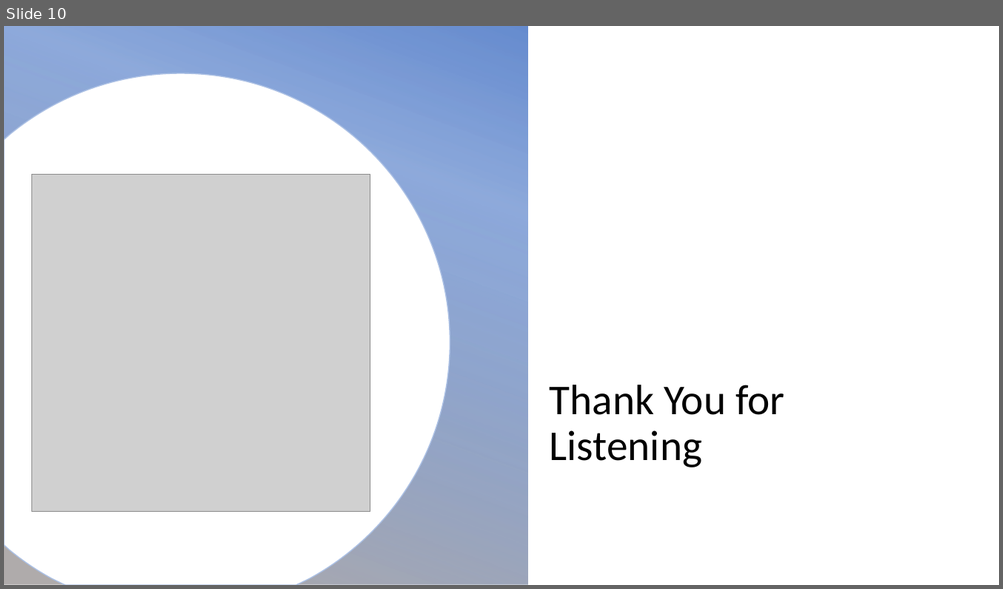
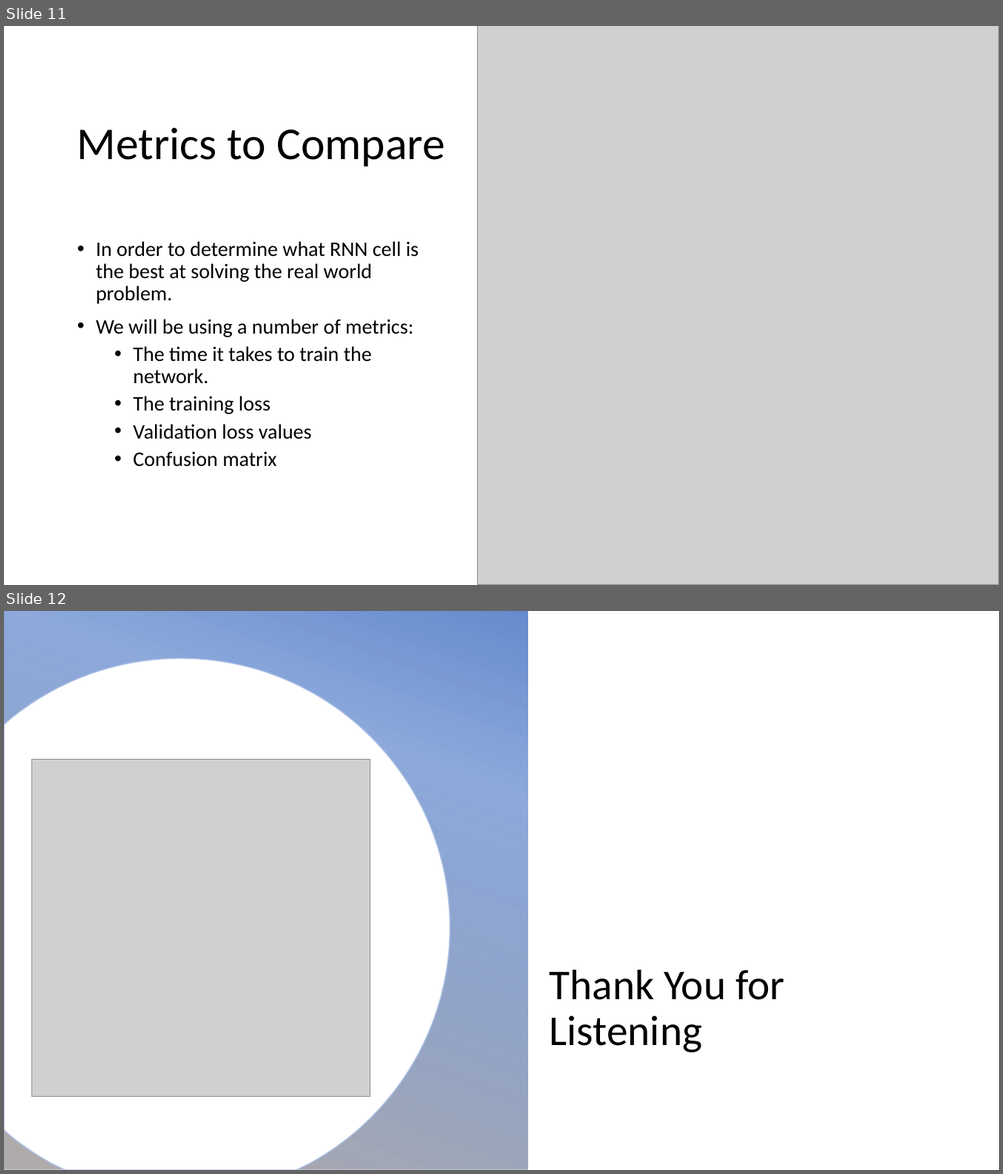
Before and after one commit to codingWithAndy/CSCM38-Adv_Topics-Cyber_Security_and_Ai, a slide deck: Coursework 1/CSCM38- Adv Topics – Cyber Security and Ai Project Proposal.pptx. Shown one above the other, each under a label of ours: slide 10 before the commit, slides 11 and 12 after it. The pictures are 1003x589 and 1003x1174 pixels, drawn with LibreOffice and Linux fonts; fonts in the diff are those of the drawing; grey boxes stand for pictures; background and template pictures are left out. Boxes give left, top, right and bottom in pixels: in the first picture for what was removed or moved away, otherwise in the second. Text is boxed around its words. In the diff, an @@ line names an element or a change of style, - is before the commit and + after.

```diff
--- a/Coursework 1/CSCM38- Adv Topics – Cyber Security and Ai Project Proposal.pptx
+++ b/Coursework 1/CSCM38- Adv Topics – Cyber Security and Ai Project Proposal.pptx
@@ slide 11 added at [4,26,999,585], background picture (left out) @@
@@ picture added at [477,26,999,585] @@
@@ title added at [77,127,445,167], 44 pt, text #000000 @@
+Metrics to Compare
@@ text added at [96,241,418,467], 20 pt, text #000000 @@
+• In order to determine what RNN cell is the best at solving the real world problem.
+• We will be using a number of metrics:
+  • The time it takes to train the network.
+  • The training loss
+  • Validation loss values
+  • Confusion matrix
@@ what was slide 10 is now slide 12 @@
```
Also in this commit, not shown: 6 slides changed, 6 other slides added, 3 slides removed, 13 other files.
